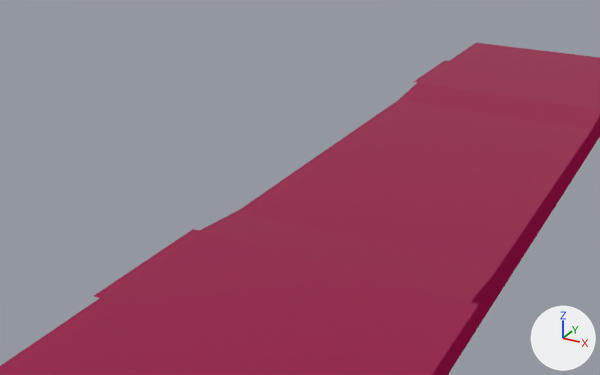
The Blender file Assets/Blender/ROSS Front.blend, before and after one commit.
Both versions are drawn from a 50 mm lens placed at (4.16, -12.2, 5.41), pointed at (-2.01, -0.98, -0.2). Lighting does not change. The marker at lower right points along +X, +Y and +Z.
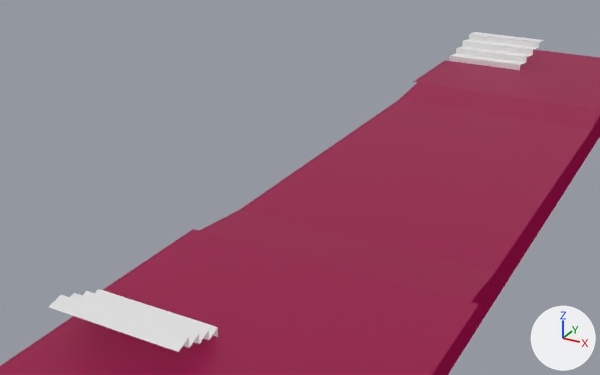
Commit message: begin ROSS stairs

Location of each change, (x1, y1, x2, y2) in pixels of the pictures (600 x 375 px):
'Steps', added
    after: (49, 32, 544, 352)

The change, as a list of edits to the scene's bpy script:
```text
Add me_cube_003:
    me_cube_003.from_pydata([(-1.9, 6.0, 0.35), (-0.25, 6.0, 0.35), (-1.65, 7.0, 0.85), (0.0, 7.0, 0.85), (-1.65, 7.0, 0.85), (-1.9, 6.0, 0.35), (-1.71, 6.75, 0.85), (-1.71, 6.75, 0.72), (-1.78, 6.5, 0.72), (-1.78, 6.5, 0.6), (-1.84, 6.25, 0.6), (-1.84, 6.25, 0.48), (-1.9, 6.0, 0.48), (-0.25, 6.0, 0.35), (0.0, 7.0, 0.85), (-0.25, 6.0, 0.48), (-0.19, 6.25, 0.48), (-0.19, 6.25, 0.6), (-0.12, 6.5, 0.6), (-0.12, 6.5, 0.72), (-0.06, 6.75, 0.72), (-0.06, 6.75, 0.85)], [], [(4, 6, 21, 14), (6, 7, 20, 21), (7, 8, 19, 20), (8, 9, 18, 19), (9, 10, 17, 18), (10, 11, 16, 17), (11, 12, 15, 16), (12, 5, 13, 15), (14, 3, 2, 4), (1, 13, 5, 0)])
Add ob_steps:
    ob_steps = bpy.data.objects.new('Steps', me_cube_003)
    ob_steps.location = (0.0, 0.0, 0.0)
    _m = ob_steps.modifiers.new('Mirror', 'MIRROR')
    _m.use_axis = (False, True, False)
```
